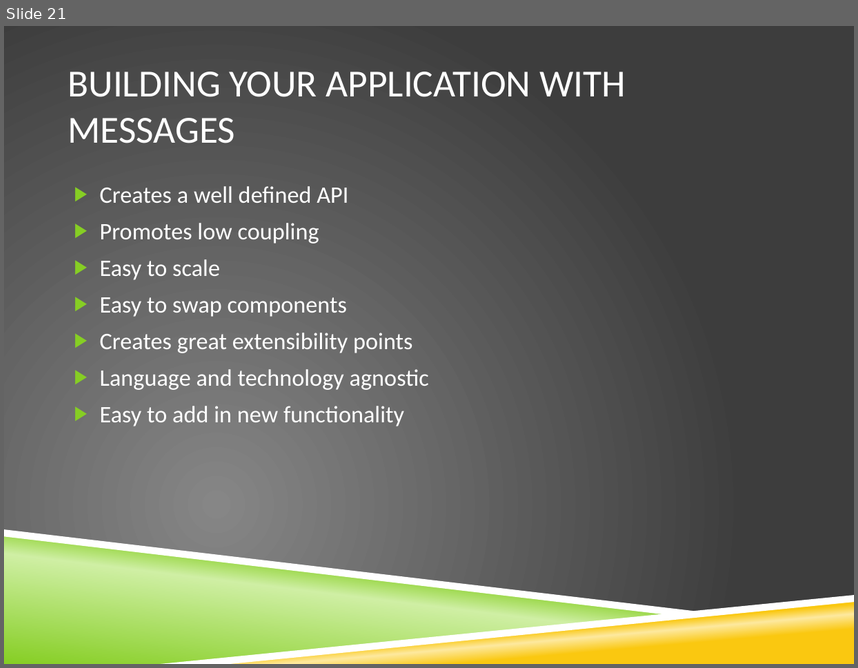
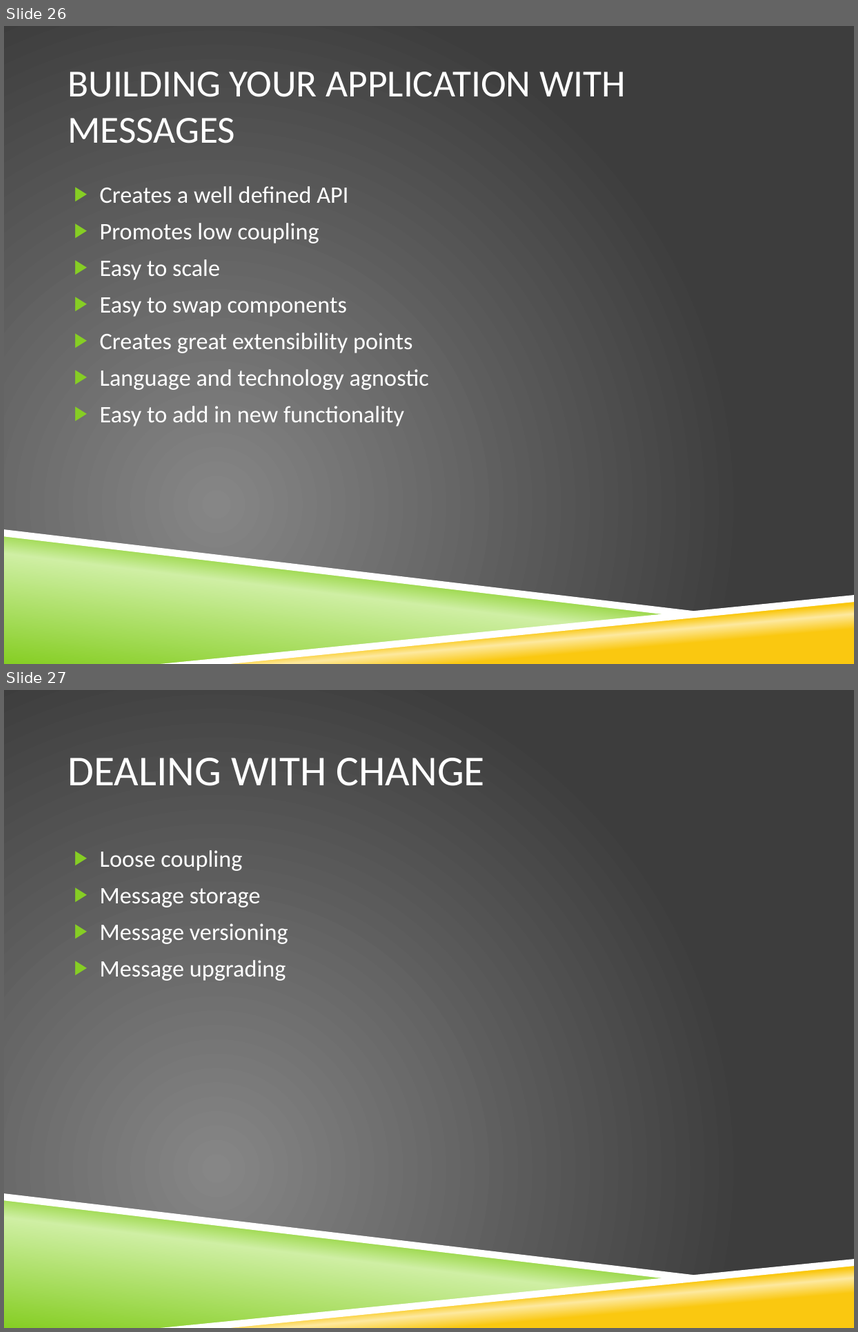
Before and after one commit to stimms/Queues, a slide deck: Queues and message based architecture.pptx. Shown one above the other, each under a label of ours: slide 21 before the commit, slides 26 and 27 after it. The pictures are 858x668 and 858x1332 pixels, drawn with LibreOffice and Linux fonts; fonts in the diff are those of the drawing; background and template pictures are left out. Boxes give left, top, right and bottom in pixels: in the first picture for what was removed or moved away, otherwise in the second. Text is boxed around its words. In the diff, an @@ line names an element or a change of style, - is before the commit and + after.

```diff
--- a/Queues and message based architecture.pptx
+++ b/Queues and message based architecture.pptx
@@ slide 27 added at (x1=4, y1=690, x2=854, y2=1328), background picture (left out); not listed: 4 template elements that a slide beside it also shows @@
@@ title added at (x1=67, y1=758, x2=485, y2=786), 36 pt, text #FFFFFF @@
+DEALING WITH CHANGE
@@ text added at (x1=100, y1=850, x2=288, y2=980), 20 pt, text #FFFFFF @@
+▶ Loose coupling
+▶ Message storage
+▶ Message versioning
+▶ Message upgrading
@@ what was slide 21 is now slide 26 @@
```
Also in this commit, not shown: 1 slide changed, 6 other slides added, 1 other file.
